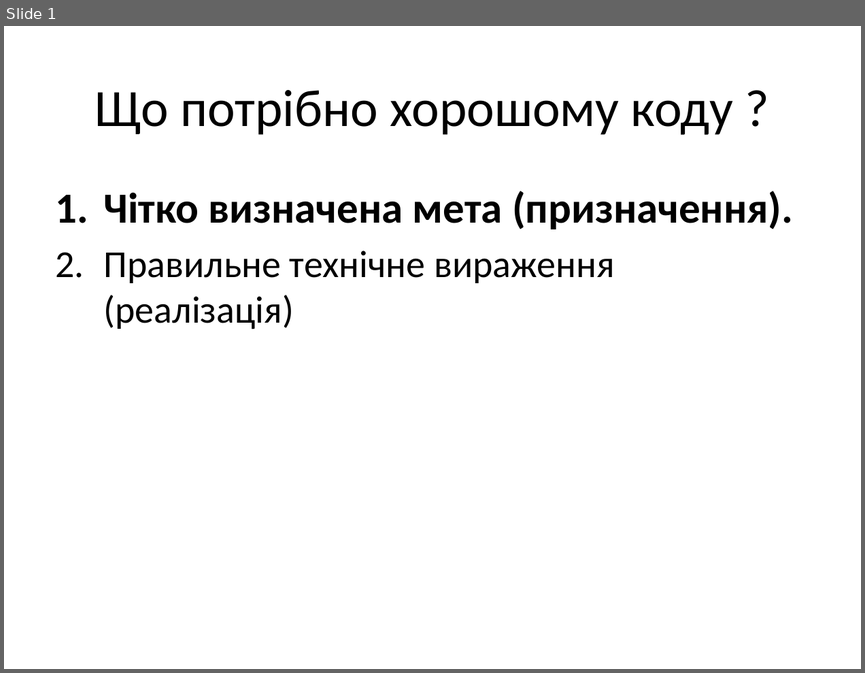
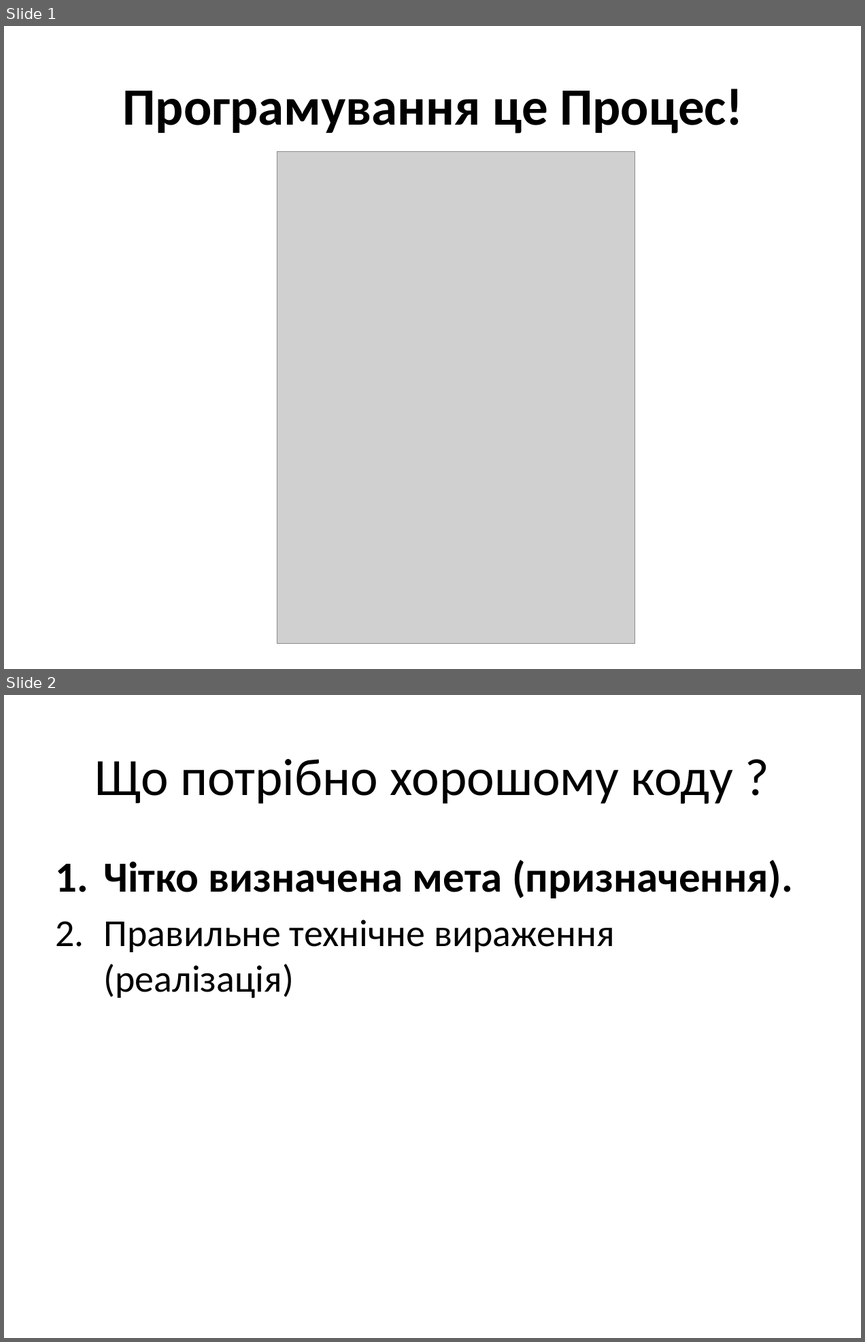
Before and after one commit to siryc/TORT, a slide deck: yazlovytskyy/1. Coding Practices/coding practices.pptx. Shown one above the other, each under a label of ours: slide 1 before the commit, slides 1 and 2 after it. The pictures are 865x673 and 865x1342 pixels, drawn with LibreOffice and Linux fonts; fonts in the diff are those of the drawing; grey boxes stand for pictures. Boxes give left, top, right and bottom in pixels: in the first picture for what was removed or moved away, otherwise in the second. Text is boxed around its words. In the diff, an @@ line names an element or a change of style, - is before the commit and + after.

```diff
--- a/yazlovytskyy/1. Coding Practices/coding practices.pptx
+++ b/yazlovytskyy/1. Coding Practices/coding practices.pptx
@@ slide 1 added at box(4, 26, 861, 669), background #FFFFFF @@
@@ title added at box(122, 89, 743, 133), 44 pt, text #000000, bold @@
+Програмування це Процес!
@@ picture added at box(277, 152, 634, 643) @@
@@ what was slide 1 is now slide 2 @@
```
Also in this commit, not shown: 2 slides changed, 7 other slides added, 2 other files.
